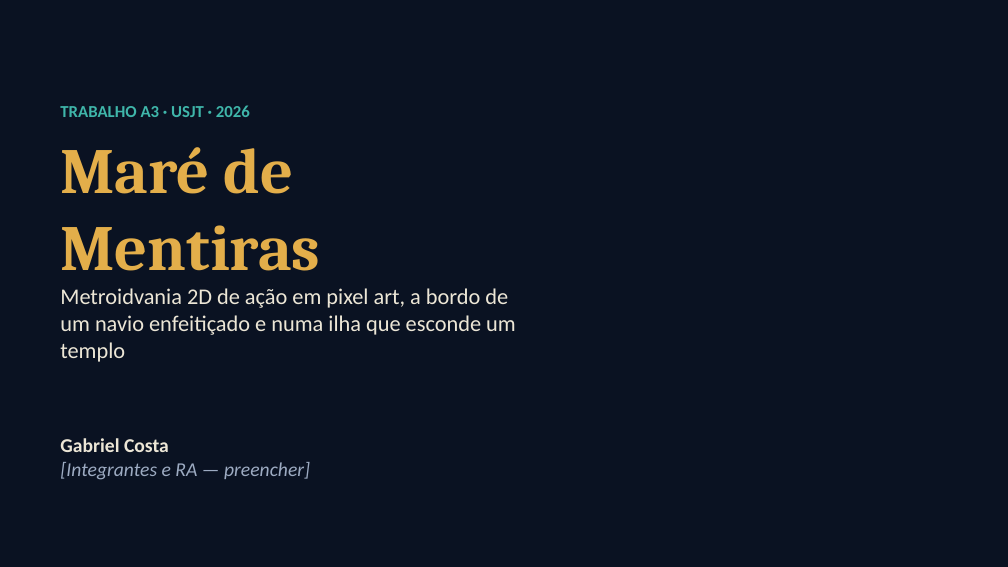
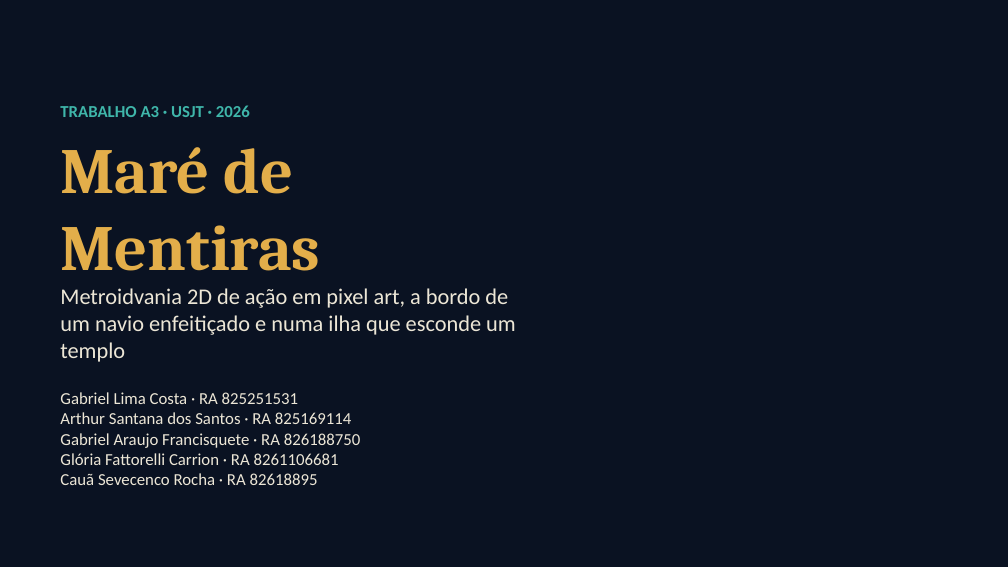
Before and after one commit to GabrielLima2006/JogoA3, a slide deck: slide 1 of docs/apresentacao/MareDeMentiras-apresentacao.pptx. Drawn at 1008x567 pixels with LibreOffice and Linux fonts; fonts in the diff are those of the drawing; background and template pictures are left out. Boxes give left, top, right and bottom in pixels: in the first picture for what was removed or moved away, otherwise in the second. Text is boxed around its words. In the diff, an @@ line names an element or a change of style, - is before the commit and + after.

Commit message:
Quinto integrante nos créditos e no README
Cauã Sevecenco Rocha na identificação, na divisão de tarefas e na tela
de créditos; apresentações atualizadas.

```diff
--- a/docs/apresentacao/MareDeMentiras-apresentacao.pptx
+++ b/docs/apresentacao/MareDeMentiras-apresentacao.pptx
@@ text at (60,392,361,485): text changed; size 14 to 12 pt; text colour #9DABC2 to #ECE6D6; italic off @@
-Gabriel Costa
-[Integrantes e RA — preencher]
+Gabriel Lima Costa · RA 825251531
+Arthur Santana dos Santos · RA 825169114
+Gabriel Araujo Francisquete · RA 826188750
+Glória Fattorelli Carrion · RA 8261106681
+Cauã Sevecenco Rocha · RA 82618895
```
Also in this commit, not shown: 1 other slide changed, 5 other files.
